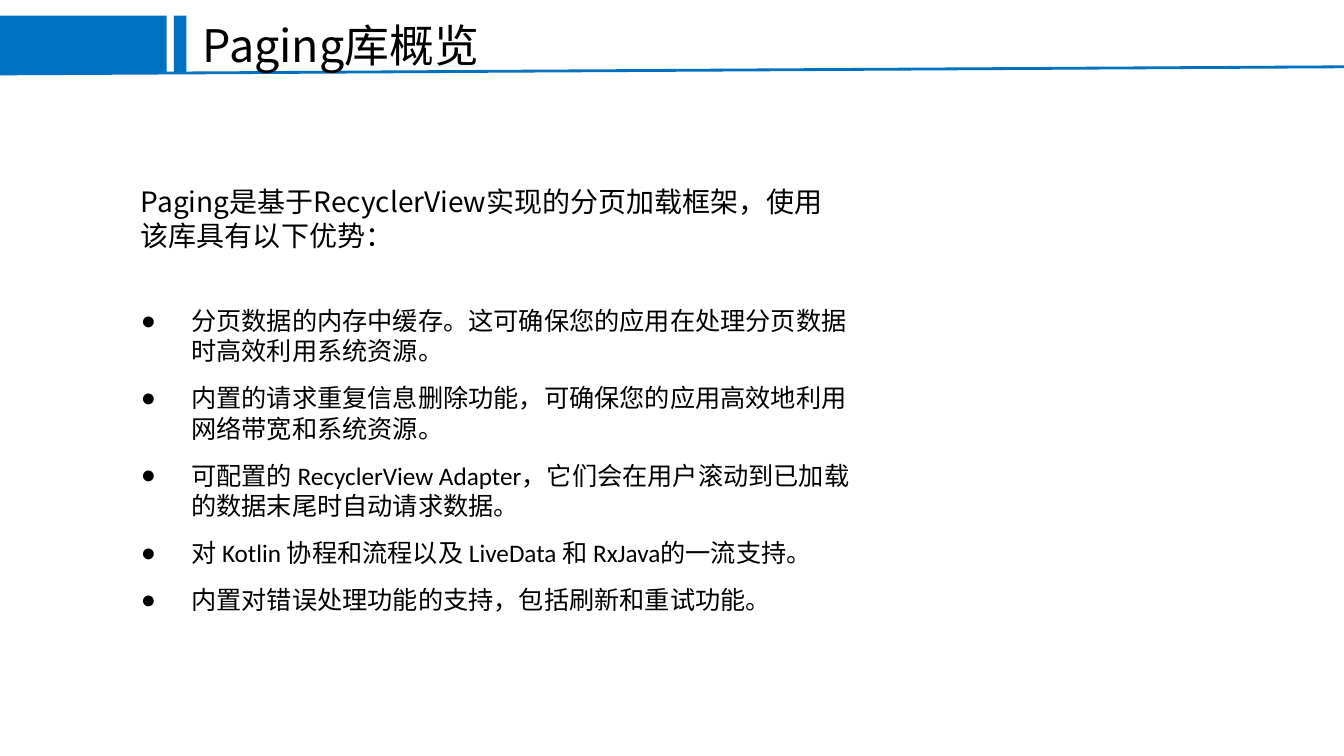
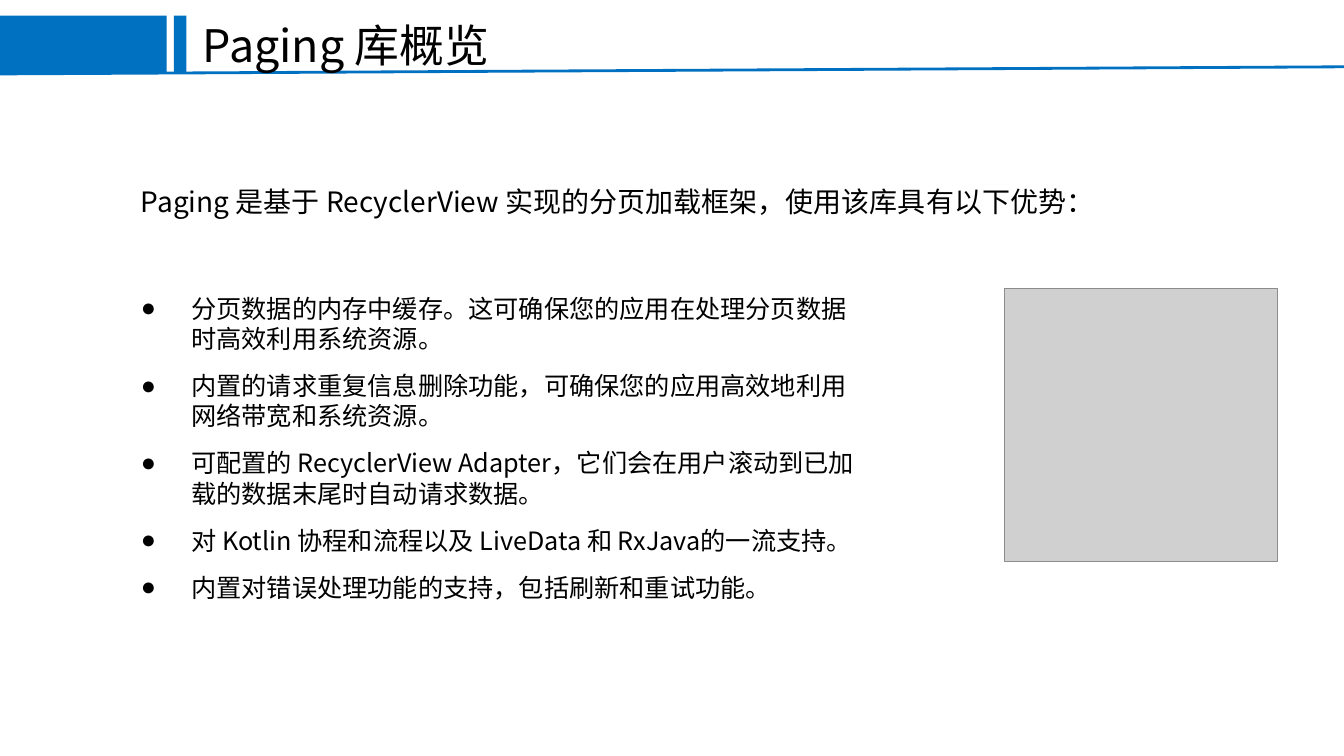
Before and after one commit to EricHyh/KtDemoCollection, a slide deck: slide 6 of paging3demo/Paging.ppt. Drawn at 1344x756 pixels with LibreOffice and Linux fonts; fonts in the diff are those of the drawing; grey boxes stand for pictures; background and template pictures are left out. Boxes give left, top, right and bottom in pixels: in the first picture for what was removed or moved away, otherwise in the second. Text is boxed around its words. In the diff, an @@ line names an element or a change of style, - is before the commit and + after.

```diff
--- a/paging3demo/Paging.ppt
+++ b/paging3demo/Paging.ppt
@@ text at (203, 24, 489, 74): spaces changed @@
-Paging库概览
+Paging 库概览
@@ text at (141, 188, 1094, 219): spaces changed @@
-Paging是基于RecyclerView实现的分页加载框架，使用该库具有以下优势：
+Paging 是基于 RecyclerView 实现的分页加载框架，使用该库具有以下优势：
@@ text "分页数据的内存中缓存。这可确保您的应用在处理分页数据时高效利用系统资源。": place and size @@
-text "分页数据的内存中缓存。这可确保您的应用在处理分页数据时高效利用系统资源。" at (191, 308, 849, 612)
+text "分页数据的内存中缓存。这可确保您的应用在处理分页数据时高效利用系统资源。" at (191, 296, 854, 600)
@@ text "分页数据的内存中缓存。这可确保您的应用在处理分页数据时高效利用系统资源。" at (191, 296, 854, 600): font Calibri to Noto Sans CJK SC @@
@@ picture added at (1005, 288, 1278, 562) @@
```
Also in this commit, not shown: 12 other slides changed, 7 slides added, 4 slides removed, 34 other files.
